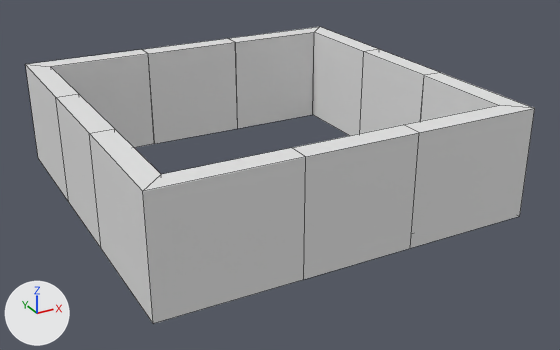
Before and after pictures for a commit that changed the Blender file RAW_ASSETS/Models/BuildingBlocks/BasicWallSet.blend.
Rendered twice from a 50 mm lens placed at (-3.6, -4.55, 3.08), pointed at (-0.39, 1.28, 0.17). Arrows for +X, +Y and +Z are at lower left; the lights stay in place. Mesh edges are drawn as thin lines.

In view in the first picture: 'Corner_BL', 'Corner_BR', 'Corner_LB', 'Corner_LT', 'Corner_RB', 'Corner_RT', 'Corner_TL', 'Corner_TR', 'WallL', 'Wall_B', 'Wall_F', 'Wall_R'.
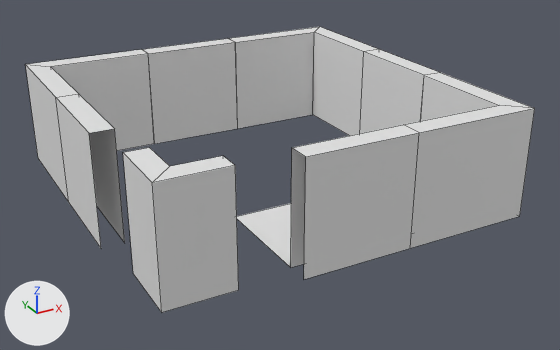
Commit message: Added wall building!eed to figure out the edge cases of inner corners

Where the newer file only moved an object's origin or applied its transform, the numbers keep the older frame.

What differs and where, as boxes [x1, y1, x2, y2] in the pictures (560 x 350 px):
'Corner_BL', reshaped, moved (29% narrower, 6% shorter): before [143, 148, 306, 324]; after [123, 147, 238, 312]
'Corner_LB', deleted: before [89, 129, 161, 323]
'Floor', unchanged, uncovered by the edit: after [237, 203, 291, 267]

The edits, one by one:
me_cube_018 is used by ob_corner_bl; location (-1.0, -0.2, 0.0).
me_cube_018 had 8 vertices, 3 faces and spanned x -1.2..-0.001, y 0.0..0.2, z 0.0..1.0.
me_cube_018 now has 16 vertices, 6 faces and spans x -0.1..0.5, y -0.1..0.5, z 0.0..1.0.
me_cube_018 part 1: the whole mesh is rebuilt.
Object 'Corner_BL' (ob_corner_bl) moves from (-1.0, -0.2, 0.0) to (-2.0, 0.0, 0.0).
Object 'Corner_LB' (ob_corner_lb) is deleted.
